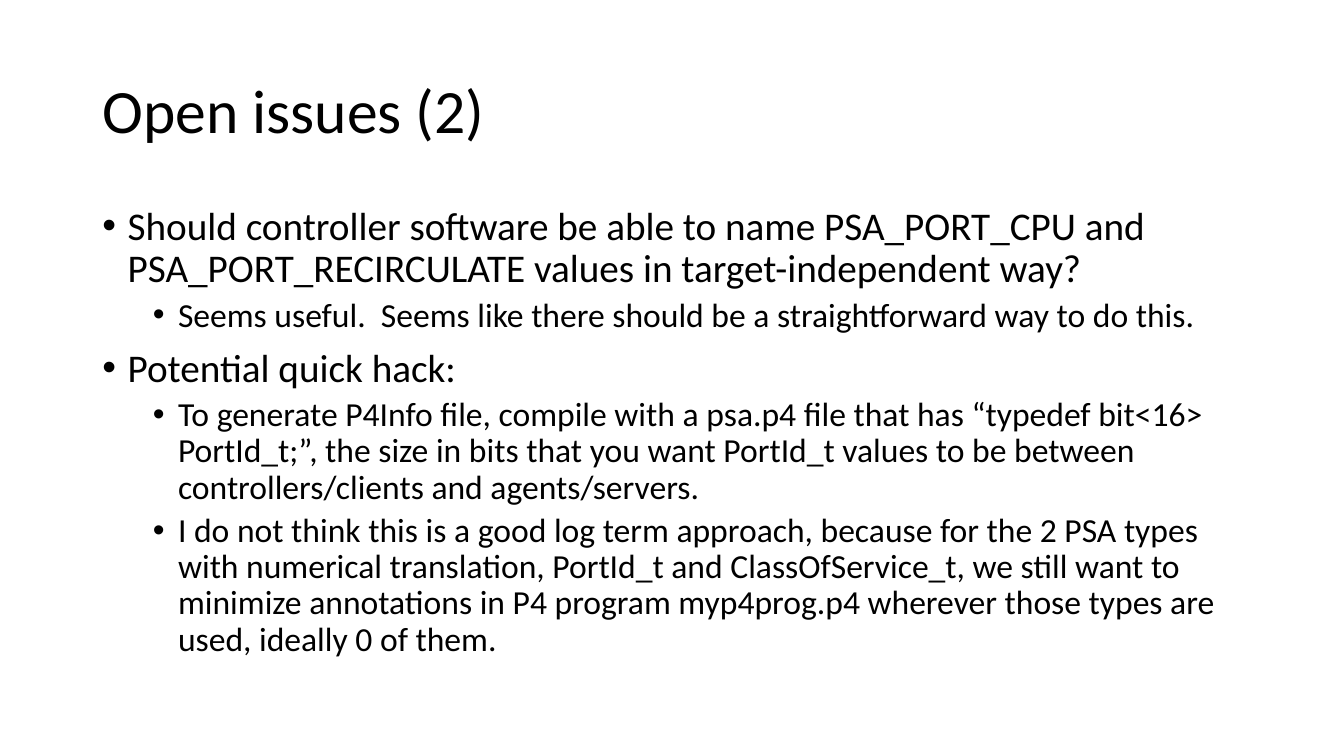
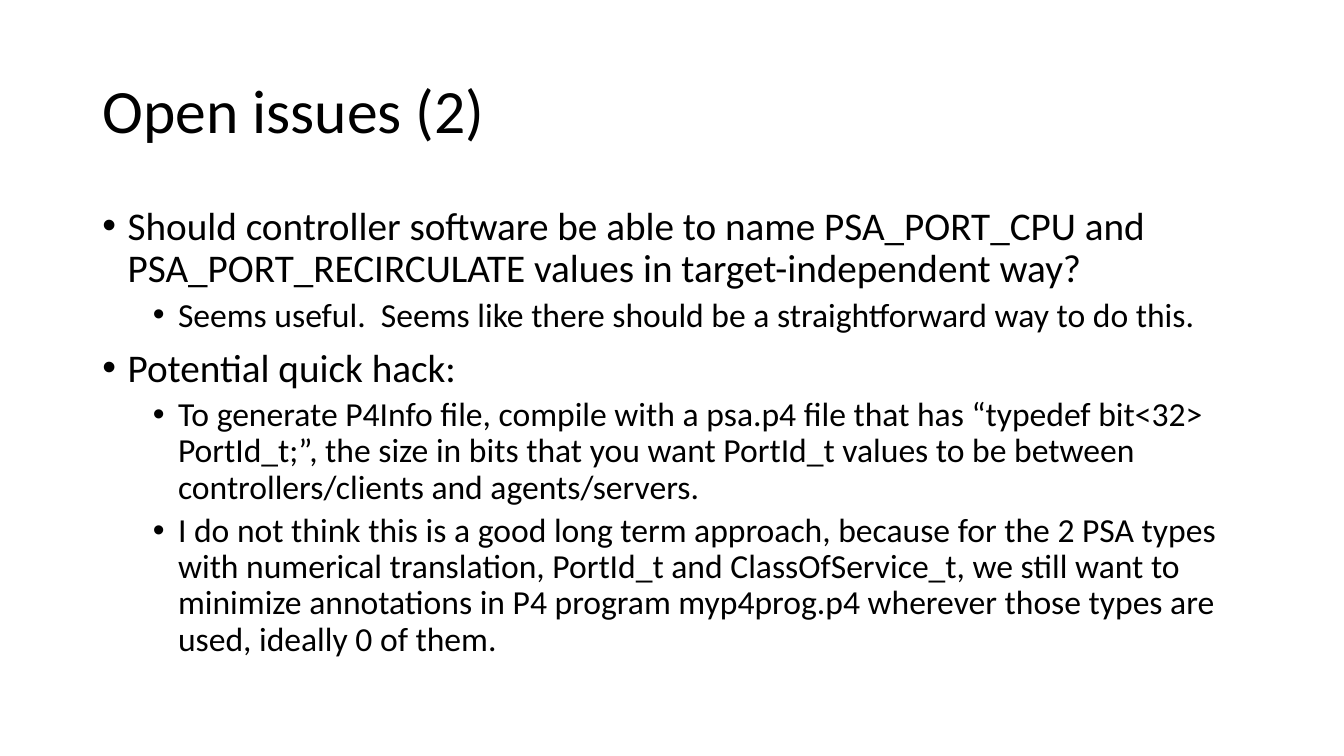
Before and after one commit to jafingerhut/p4-guide, a slide deck: slide 12 of docs/p4runtime-and-psa-target-specific-types.pptx (slide 9 before the commit). Drawn at 1344x756 pixels with LibreOffice and Linux fonts; fonts in the diff are those of the drawing. Boxes give left, top, right and bottom in pixels: in the first picture for what was removed or moved away, otherwise in the second. Text is boxed around its words. In the diff, an @@ line names an element or a change of style, - is before the commit and + after.

Commit message:
3 new slides at beginning with one picture, 4 new slides at end
A few small edits were made between those new slides, but I do not
recall them right now to list here.

```diff
--- a/docs/p4runtime-and-psa-target-specific-types.pptx
+++ b/docs/p4runtime-and-psa-target-specific-types.pptx
@@ text at <box>178,402,1216,657</box>: text changed @@
-  • To generate P4Info file, compile with a psa.p4 file that has “typedef bit<16> PortId_t;”, the size in bits that you want PortId_t values to be between controllers/clients and agents/servers.
-  • I do not think this is a good log term approach, because for the 2 PSA types with numerical translation, PortId_t and ClassOfService_t, we still want to minimize annotations in P4 program myp4prog.p4 wherever those types are used, ideally 0 of them.
+  • To generate P4Info file, compile with a psa.p4 file that has “typedef bit<32> PortId_t;”, the size in bits that you want PortId_t values to be between controllers/clients and agents/servers.
+  • I do not think this is a good long term approach, because for the 2 PSA types with numerical translation, PortId_t and ClassOfService_t, we still want to minimize annotations in P4 program myp4prog.p4 wherever those types are used, ideally 0 of them.
```
Also in this commit, not shown: 7 other slides changed, 7 slides added.
